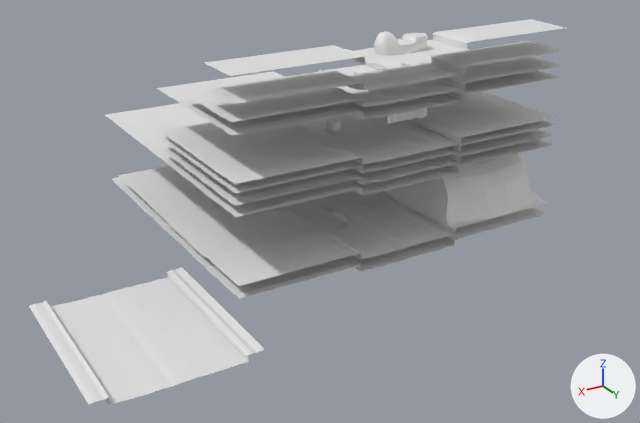
Two versions of the Blender file other stuff/blender assets/env/tiles Collection.blend, one commit apart.
Rendered twice from a 50 mm lens placed at (423.0, 555.0, 342.0), pointed at (66.0, -39.0, 45.0). Lighting does not change. The marker at lower right points along +X, +Y and +Z.
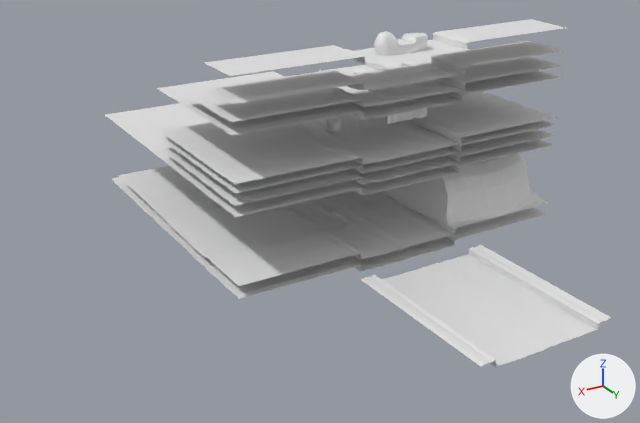
The edits, one by one:
Object 'Plane.011' (ob_plane_011) moves from (243.3, 0.0, 0.0) to (0.0, 94.7, 0.0).

Pixel boxes [x1, y1, x2, y2] of what changed, in the pictures (640 x 423 px):
'Plane.011', moved: before [29, 267, 264, 405]; after [361, 245, 611, 367]
